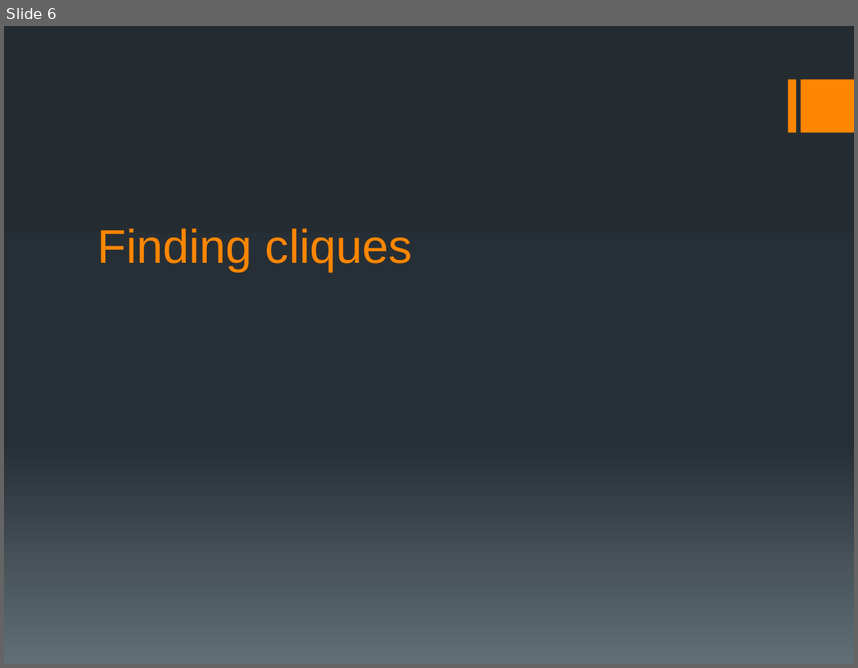
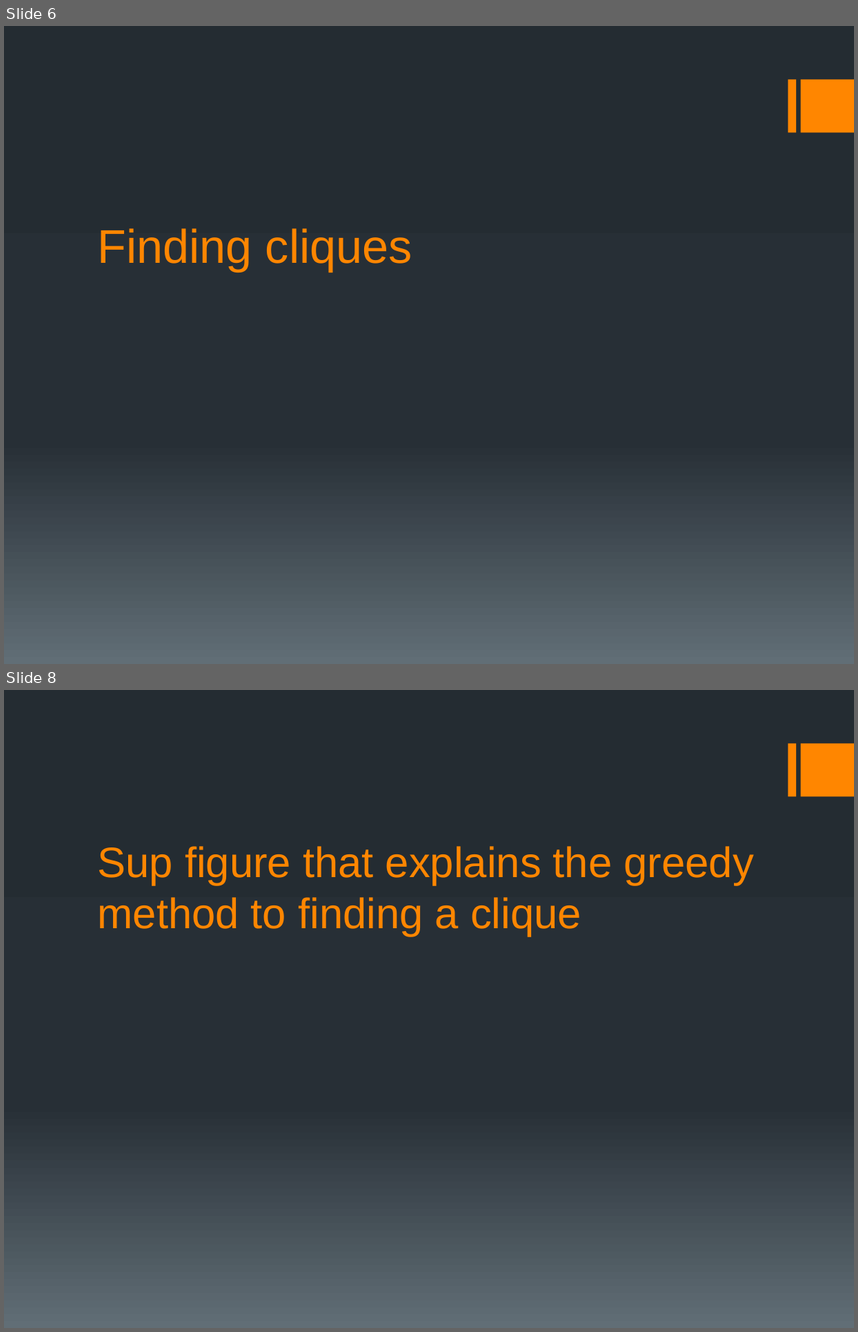
Before and after one commit to ship561/final-project, a slide deck: bioinformatics presentation.pptx. Shown one above the other, each under a label of ours: slide 6 before the commit, slides 6 and 8 after it; the slides between them are not shown. The pictures are 858x668 and 858x1332 pixels, drawn with LibreOffice and Linux fonts; fonts in the diff are those of the drawing. Boxes give left, top, right and bottom in pixels: in the first picture for what was removed or moved away, otherwise in the second. Text is boxed around its words. In the diff, an @@ line names an element or a change of style, - is before the commit and + after.

```diff
--- a/bioinformatics presentation.pptx
+++ b/bioinformatics presentation.pptx
@@ slide 8 added at (x1=4, y1=690, x2=854, y2=1328), background gradient #242C33 to #273037 to #636D76; not listed: 2 template elements that a slide beside it also shows @@
@@ title added at (x1=98, y1=846, x2=753, y2=936), 36 pt, text #FF8600 @@
+Sup figure that explains the greedy method to finding a clique
```
Also in this commit, not shown: 2 other slides added, 1 slide removed, 1 other file.
